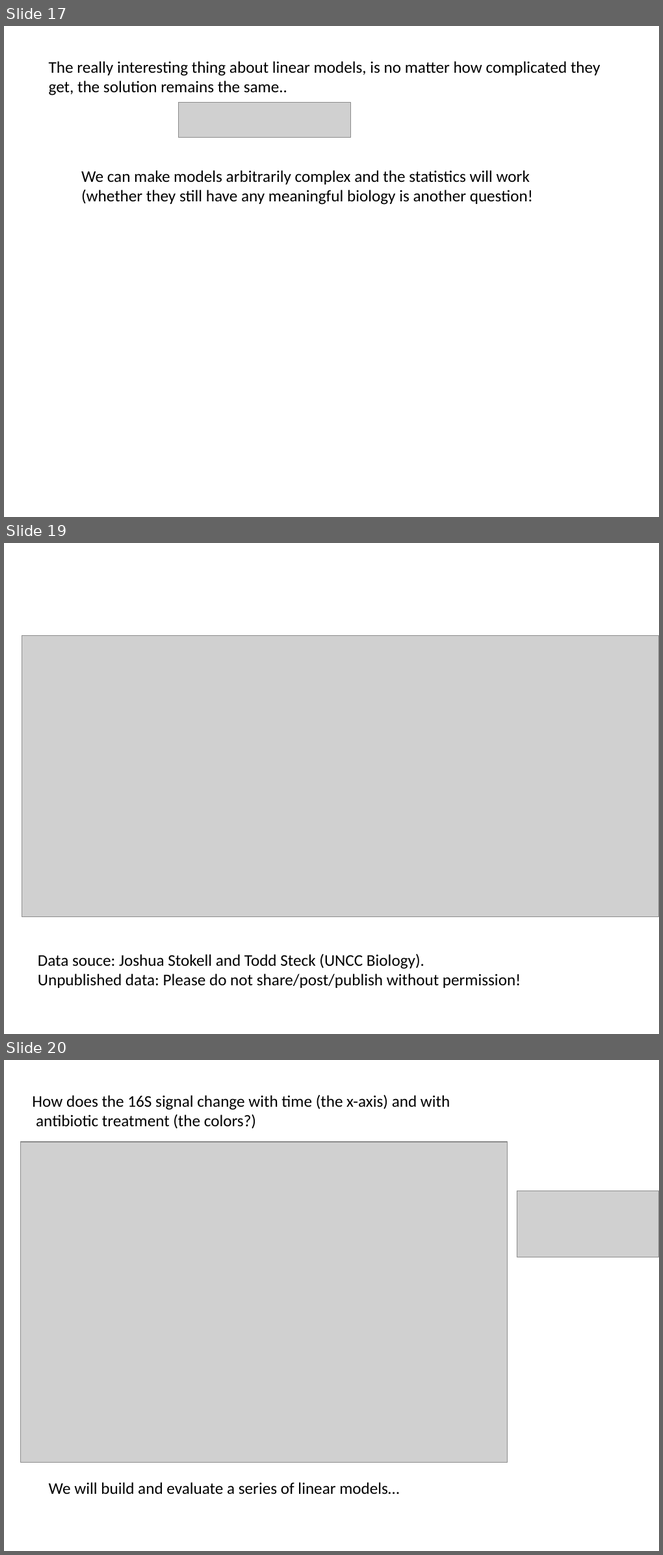
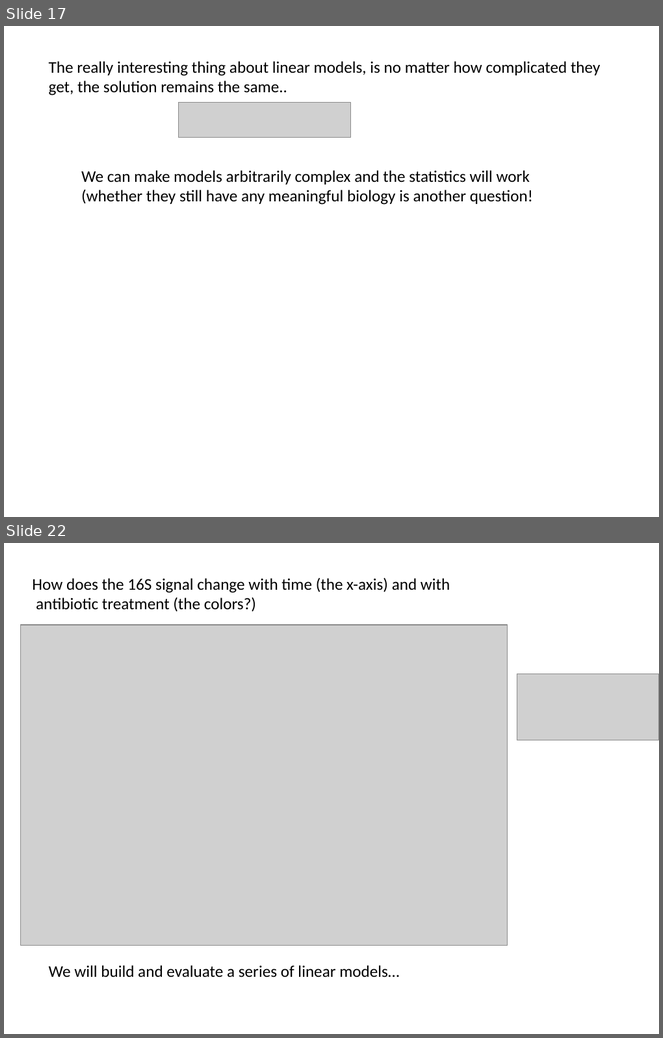
Before and after one commit to afodor/afodor.github.io, a slide deck: classes/stats2015/Lecture16.pptx. Shown one above the other, each under a label of ours: slides 17, 19 and 20 before the commit, slides 17 and 22 after it; the slides between them are not shown. The pictures are 663x1555 and 663x1038 pixels, drawn with LibreOffice and Linux fonts; fonts in the diff are those of the drawing; grey boxes stand for pictures. Boxes give left, top, right and bottom in pixels: in the first picture for what was removed or moved away, otherwise in the second. Text is boxed around its words. In the diff, an @@ line names an element or a change of style, - is before the commit and + after.

```diff
--- a/classes/stats2015/Lecture16.pptx
+++ b/classes/stats2015/Lecture16.pptx
@@ slide 19 removed at (4, 543, 659, 1034), background #FFFFFF @@
@@ picture removed at (22, 636, 659, 917) @@
@@ text removed at (38, 954, 521, 988) @@
-Data souce: Joshua Stokell and Todd Steck (UNCC Biology).
-Unpublished data: Please do not share/post/publish without permission!
@@ what was slide 20 is now slide 22 @@
```
Also in this commit, not shown: 1 slide changed, 3 slides added.
